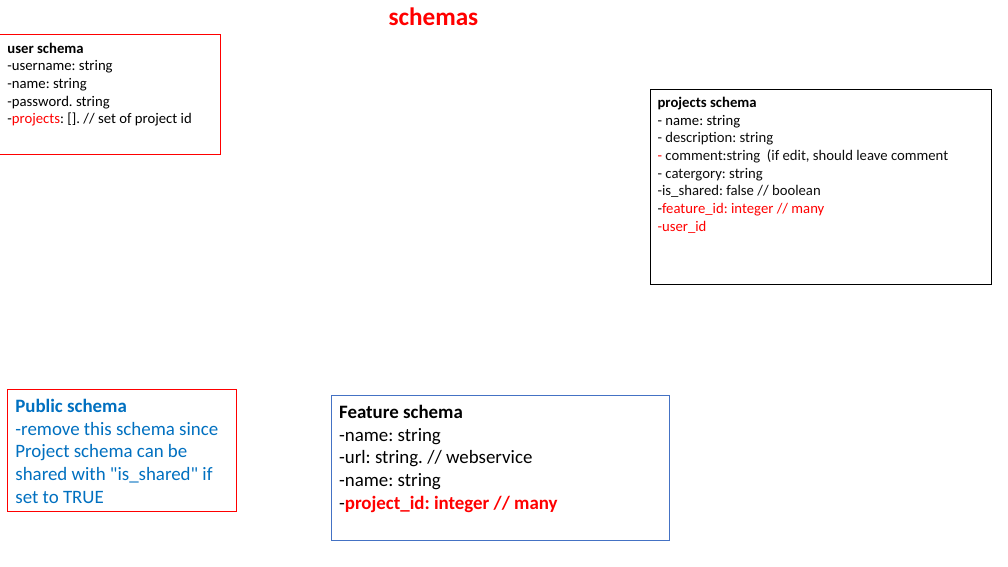
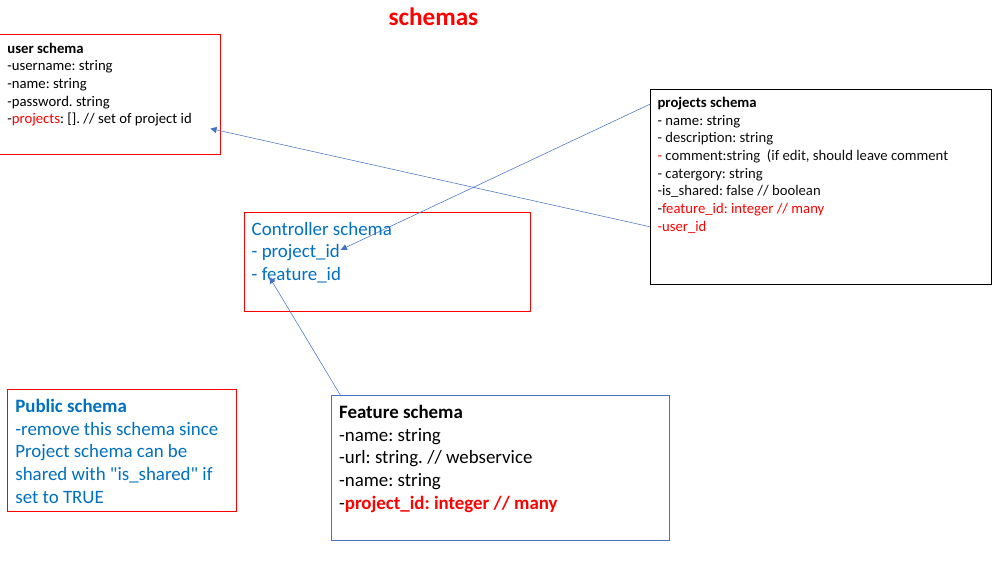
Before and after one commit to annguye2/geospatial-online-project, a slide deck: slide 2 of Geospatial Online Project.pptx. Drawn at 1008x567 pixels with LibreOffice and Linux fonts; fonts in the diff are those of the drawing. Boxes give left, top, right and bottom in pixels: in the first picture for what was removed or moved away, otherwise in the second. Text is boxed around its words. In the diff, an @@ line names an element or a change of style, - is before the commit and + after.

```diff
--- a/Geospatial Online Project.pptx
+++ b/Geospatial Online Project.pptx
@@ arrow added from (650, 104) to (341, 250), #4472C4 0.5 pt @@
@@ arrow added from (650, 227) to (210, 129), #4472C4 0.5 pt @@
@@ rectangle added at bbox=[244, 212, 530, 312], outline #FF0000 0.75 pt, 18 pt, text #0070C0 @@
+Controller schema
+- project_id
+- feature_id
@@ arrow added from (341, 395) to (270, 278), #4472C4 0.5 pt @@
```
Also in this commit, not shown: 2 other files.
